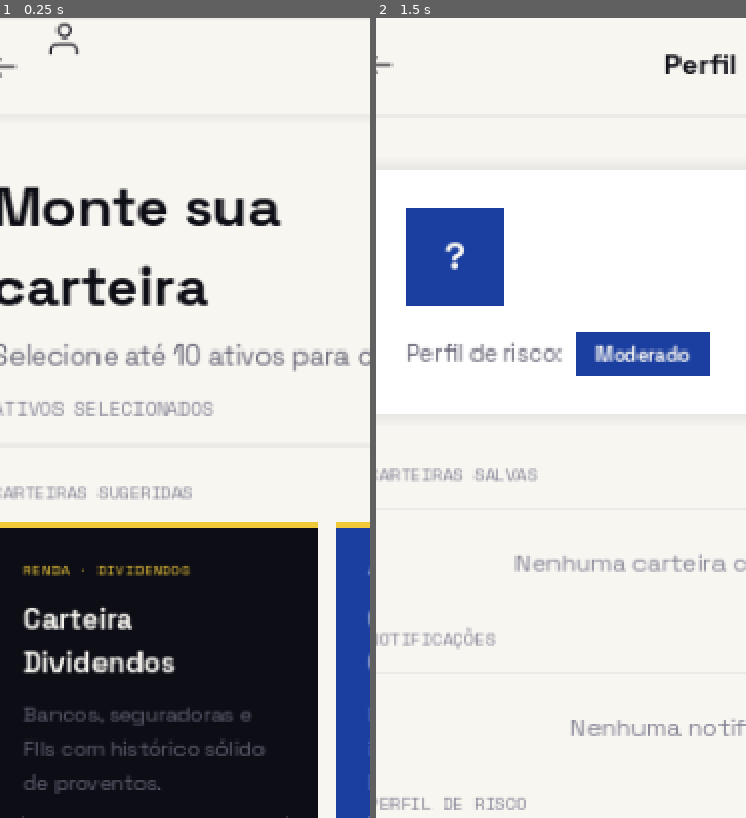
Above: before the commit, frames 1-2 (left to right).
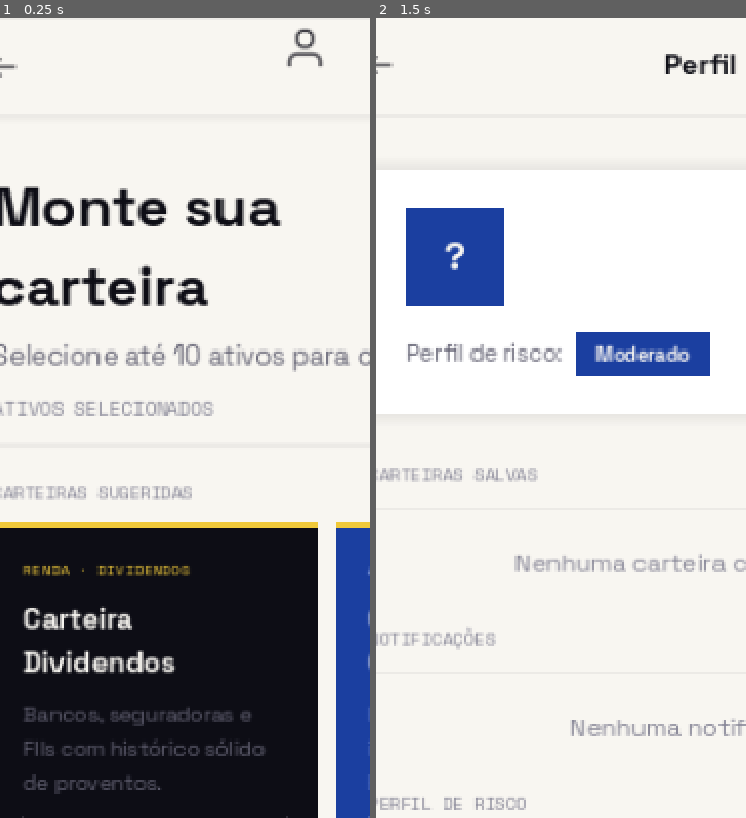
Above: after the commit, the same moments.

Repository: miguel-oliveira-silva/ProjetoCompletoADS
Game: Godot game, scene res://scenes/screens/wallet_selection_screen.tscn
Two runs of this game, one before a commit and one after it. Both use one fixed random seed, a clock stepped at 60 frames per second and the inputs below.
Inputs (mouse positions are % of the whole screen's width and height, from its top left):
- Up to frame 1 (0.25 s): no input
- Up to frame 2 (1.5 s): click (49, 61) at 0.52 s; type "12" at 0.6 s; click (50, 3) at 1.25 s
The pictures show only the part of the screen within x 6-56%, y 0-50%; the shares and areas given below are measured in that part.

The runs differ from the first frame. In frame 1, 0.3% of the frame differs, in the area x 12-88%, y 0-7%; in frame 2, nothing differs.

Commit message:
fix: centralizando icone de perfil

Diff:
--- a/FORMA/scenes/screens/wallet_selection_screen.tscn
+++ b/FORMA/scenes/screens/wallet_selection_screen.tscn
@@ -158,6 +158,34 @@
 corner_radius_bottom_right = 4
 corner_radius_bottom_left = 4
 
+[sub_resource type="StyleBoxFlat" id="StyleBoxFlat_pb_normal"]
+draw_center = false
+corner_radius_top_left = 0
+corner_radius_top_right = 0
+corner_radius_bottom_right = 0
+corner_radius_bottom_left = 0
+
+[sub_resource type="StyleBoxFlat" id="StyleBoxFlat_pb_focus"]
+draw_center = false
+corner_radius_top_left = 0
+corner_radius_top_right = 0
+corner_radius_bottom_right = 0
+corner_radius_bottom_left = 0
+
+[sub_resource type="StyleBoxFlat" id="StyleBoxFlat_pb_hover"]
+bg_color = Color(0.929, 0.918, 0.902, 1)
+corner_radius_top_left = 4
+corner_radius_top_right = 4
+corner_radius_bottom_right = 4
+corner_radius_bottom_left = 4
+
+[sub_resource type="StyleBoxFlat" id="StyleBoxFlat_pb_pressed"]
+bg_color = Color(0.835, 0.831, 0.855, 1)
+corner_radius_top_left = 4
+corner_radius_top_right = 4
+corner_radius_bottom_right = 4
+corner_radius_bottom_left = 4
+
 [node name="WalletSelectionScreen" type="VBoxContainer" unique_id=86905245]
 anchors_preset = 15
 anchor_right = 1.0
@@ -178,7 +206,7 @@
 
 [node name="AppBarHBox" type="HBoxContainer" parent="TopAppBar/TopBarMargin" unique_id=85886757]
 layout_mode = 2
-size_flags_vertical = 3
+size_flags_vertical = 4
 theme_override_constants/separation = 0
 
 [node name="BackButton" type="Button" parent="TopAppBar/TopBarMargin/AppBarHBox" unique_id=800228039]
@@ -198,36 +226,35 @@
 texture = ExtResource("5")
 stretch_mode = 3
 
+[node name="LeftSpacer" type="Control" parent="TopAppBar/TopBarMargin/AppBarHBox"]
+layout_mode = 2
+size_flags_horizontal = 3
+
 [node name="ProfileButton" type="Button" parent="TopAppBar/TopBarMargin/AppBarHBox" unique_id=20688377]
 unique_name_in_owner = true
-layout_mode = 2
-size_flags_horizontal = 3
-size_flags_vertical = 3
+custom_minimum_size = Vector2(44, 44)
+layout_mode = 2
+size_flags_vertical = 4
 flat = true
-
-[node name="ProfileHBox" type="HBoxContainer" parent="TopAppBar/TopBarMargin/AppBarHBox/ProfileButton" unique_id=1540810858]
-layout_mode = 0
-size_flags_horizontal = 3
-size_flags_vertical = 3
-mouse_filter = 2
-theme_override_constants/separation = 6
-alignment = 1
-
-[node name="ProfileIcon" type="TextureRect" parent="TopAppBar/TopBarMargin/AppBarHBox/ProfileButton/ProfileHBox" unique_id=1544026846]
-custom_minimum_size = Vector2(18, 18)
-layout_mode = 2
+focus_mode = 0
+theme_override_styles/normal = SubResource("StyleBoxFlat_pb_normal")
+theme_override_styles/focus = SubResource("StyleBoxFlat_pb_focus")
+theme_override_styles/hover = SubResource("StyleBoxFlat_pb_hover")
+theme_override_styles/pressed = SubResource("StyleBoxFlat_pb_pressed")
+
+[node name="ProfileIcon" type="TextureRect" parent="TopAppBar/TopBarMargin/AppBarHBox/ProfileButton" unique_id=1544026846]
+custom_minimum_size = Vector2(24, 24)
+custom_maximum_size = Vector2(32, 32)
+layout_mode = 2
+size_flags_horizontal = 4
 size_flags_vertical = 4
 mouse_filter = 2
 texture = ExtResource("8")
-stretch_mode = 3
-
-[node name="ProfileNameLabel" type="Label" parent="TopAppBar/TopBarMargin/AppBarHBox/ProfileButton/ProfileHBox" unique_id=1597664172]
-unique_name_in_owner = true
-layout_mode = 2
-theme_override_colors/font_color = Color(0.051, 0.051, 0.082, 1)
-theme_override_fonts/font = SubResource("FontVariation_1")
-theme_override_font_sizes/font_size = 14
-text = "Perfil"
+stretch_mode = 5
+
+[node name="RightSpacer" type="Control" parent="TopAppBar/TopBarMargin/AppBarHBox"]
+layout_mode = 2
+size_flags_horizontal = 3
 
 [node name="MoreButton" type="Button" parent="TopAppBar/TopBarMargin/AppBarHBox" unique_id=571527133]
 unique_name_in_owner = true
--- a/FORMA/scripts/screens/wallet_selection_screen.gd
+++ b/FORMA/scripts/screens/wallet_selection_screen.gd
@@ -50,7 +50,6 @@
 	# TopAppBar
 	%ProfileButton.pressed.connect(_go_to_profile)
 	%MoreButton.pressed.connect(_go_to_notifications)
-	%ProfileNameLabel.text = AppSession.user_name
 
 	await _load_categories()
 	if not is_inside_tree():
